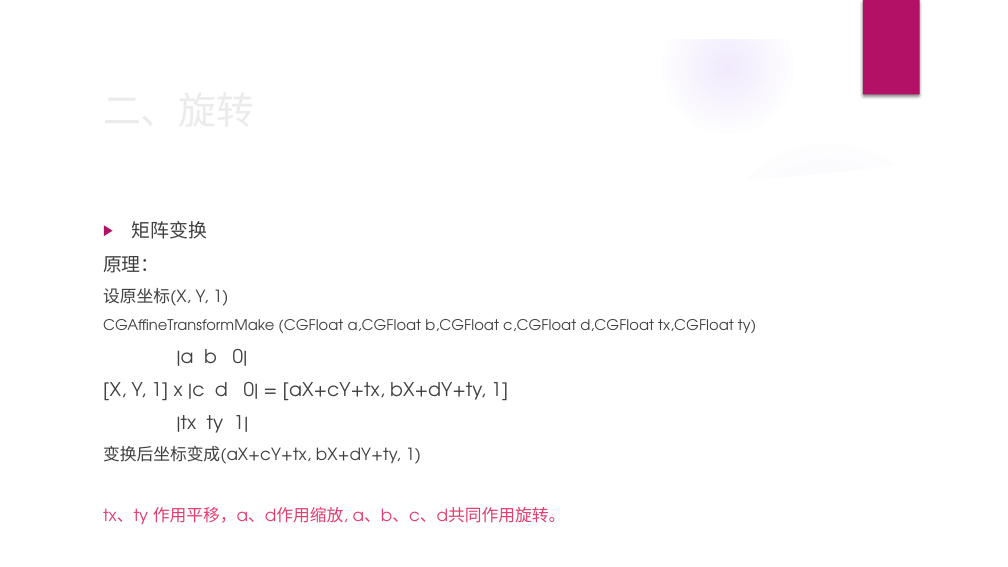
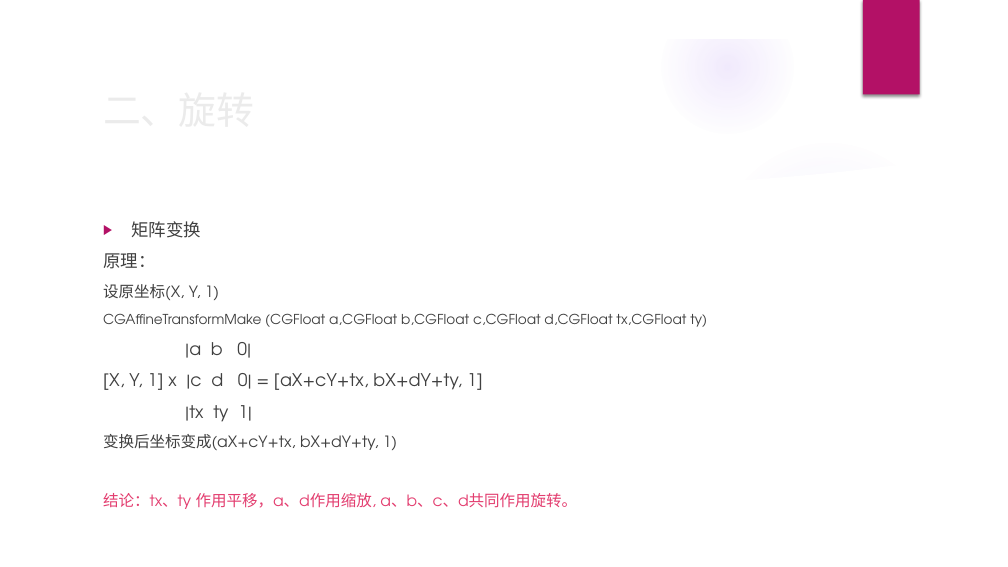
Before and after one commit to benben2019/BBVideoBox, a slide deck: slide 8 of AVFoundation-音视频剪辑.pptx. Drawn at 1008x567 pixels with LibreOffice and Linux fonts; fonts in the diff are those of the drawing; background and template pictures are left out. Boxes give left, top, right and bottom in pixels: in the first picture for what was removed or moved away, otherwise in the second. Text is boxed around its words. In the diff, an @@ line names an element or a change of style, - is before the commit and + after.

```diff
--- a/AVFoundation-音视频剪辑.pptx
+++ b/AVFoundation-音视频剪辑.pptx
@@ text at bbox=[103, 221, 707, 450]: size 18 to 16.6 pt in "矩阵变换", "原理：", "|a b 0|", "[X, Y, 1] x |c d 0| ..." and 1 more places; size 16 to 14.8 pt in "设原坐标(X, Y, 1)", "变换后坐标变成(aX+cY+tx, bX+dY+ty, 1)"; size 14 to 12.9 pt in "CGAffineTransformMake (CGFloat a,CGFloat b,CGFloat c,CGFloat ..." @@
@@ text at bbox=[103, 493, 577, 509]: text changed; size 16 to 14.8 pt @@
-tx、ty 作用平移，a、d作用缩放, a、b、c、d共同作用旋转。
+结论：tx、ty 作用平移，a、d作用缩放, a、b、c、d共同作用旋转。
```
Also in this commit, not shown: 1 other slide changed, 1 slide added, 1 other file.
